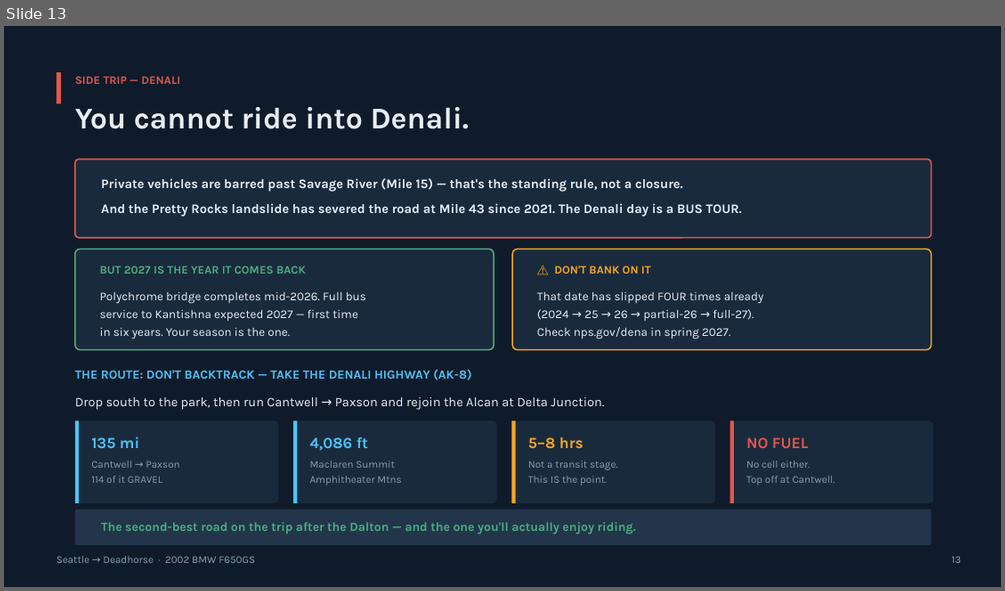
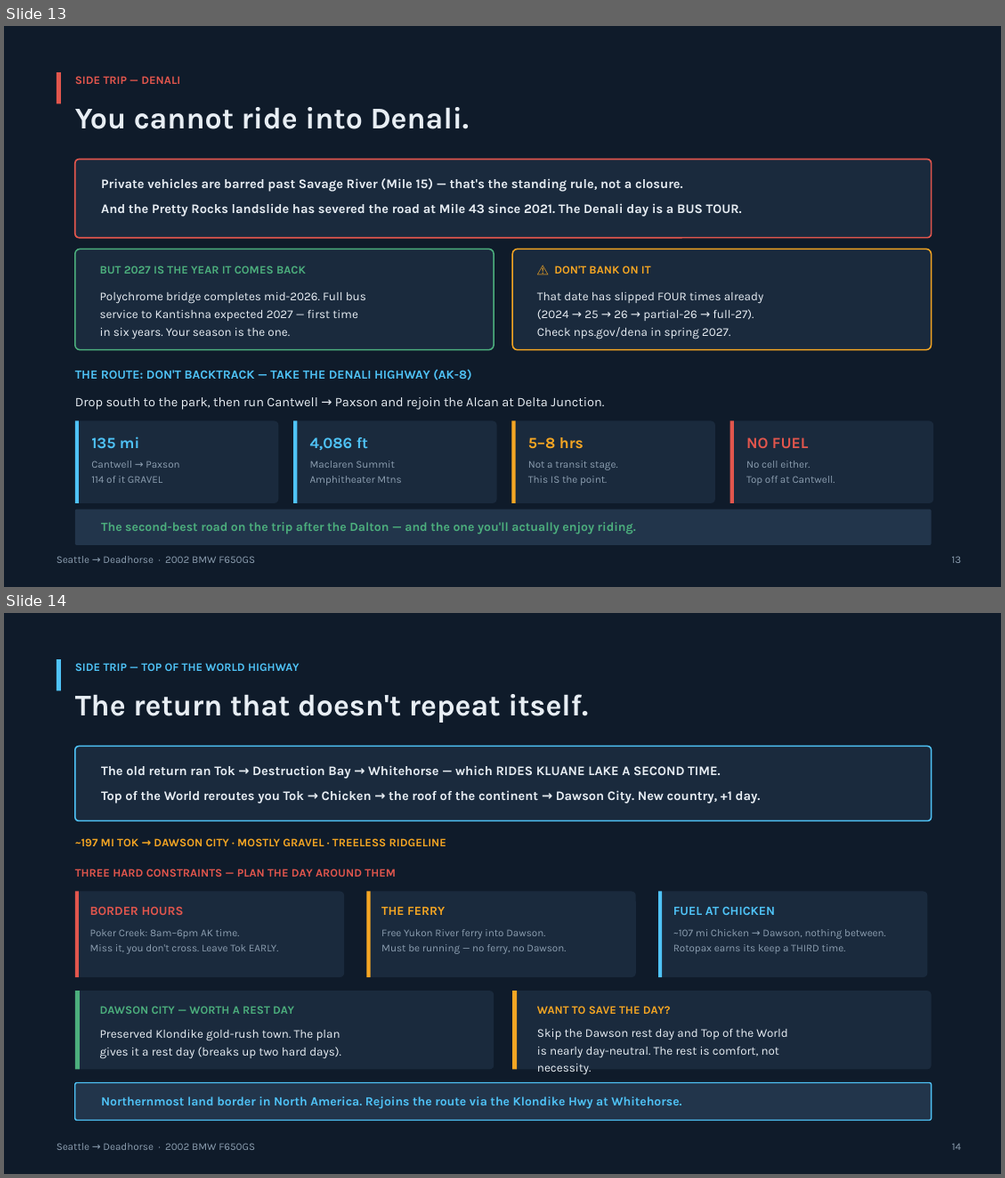
Before and after one commit to jrb985/alaska-trip, a slide deck: docs/Seattle_to_Deadhorse_Trip_Plan.pptx. Shown one above the other, each under a label of ours: slide 13 before the commit, slides 13 and 14 after it. The pictures are 1005x591 and 1005x1178 pixels, drawn with LibreOffice and Linux fonts; fonts in the diff are those of the drawing. Boxes give left, top, right and bottom in pixels: in the first picture for what was removed or moved away, otherwise in the second. Text is boxed around its words. In the diff, an @@ line names an element or a change of style, - is before the commit and + after.

Commit message:
Add Top of the World Highway via Dawson City: 31 days, 6,208 mi, ~$9,600

```diff
--- a/docs/Seattle_to_Deadhorse_Trip_Plan.pptx
+++ b/docs/Seattle_to_Deadhorse_Trip_Plan.pptx
@@ slide 14 added at [4, 613, 1001, 1174], background #FFFFFF @@
@@ rectangle added at [4, 613, 1001, 1174], fill #0F1B2A @@
@@ rectangle added at [57, 659, 61, 690], fill #4FC3F7 @@
@@ text added at [75, 663, 299, 671], 11 pt, text #4FC3F7, bold @@
+SIDE TRIP — TOP OF THE WORLD HIGHWAY
@@ text added at [75, 694, 588, 722], 29 pt, text #E8EEF4, bold @@
+The return that doesn't repeat itself.
@@ rounded rectangle added at [75, 747, 931, 821], fill #1A2A3D, outline #4FC3F7 1.3 pt @@
@@ text added at [101, 765, 760, 803], 12.5 pt, text #E8EEF4, bold @@
+The old return ran Tok → Destruction Bay → Whitehorse — which RIDES KLUANE LAKE A SECOND TIME.
+Top of the World reroutes you Tok → Chicken → the roof of the continent → Dawson City. New country, +1 day.
@@ text added at [75, 838, 446, 846], 11 pt, text #F5A623, bold @@
+~197 MI TOK → DAWSON CITY · MOSTLY GRAVEL · TREELESS RIDGELINE
@@ text added at [75, 868, 396, 876], 11 pt, text #E2564D, bold @@
+THREE HARD CONSTRAINTS — PLAN THE DAY AROUND THEM
@@ rounded rectangle added at [75, 892, 344, 977], fill #1A2A3D @@
@@ rectangle added at [75, 892, 79, 977], fill #E2564D @@
@@ text added at [90, 906, 184, 915], 12 pt, text #E2564D, bold @@
+BORDER HOURS
@@ rounded rectangle added at [367, 892, 636, 977], fill #1A2A3D @@
@@ rectangle added at [367, 892, 371, 977], fill #F5A623 @@
@@ rounded rectangle added at [658, 892, 928, 977], fill #1A2A3D @@
@@ rectangle added at [658, 892, 662, 977], fill #4FC3F7 @@
@@ text added at [673, 906, 775, 915], 12 pt, text #4FC3F7, bold @@
+FUEL AT CHICKEN
@@ text added at [90, 929, 278, 954], 10 pt, text #8C9EB0 @@
+Poker Creek: 8am–6pm AK time.
+Miss it, you don't cross. Leave Tok EARLY.
@@ text added at [381, 907, 445, 915], 12 pt, text #F5A623, bold @@
+THE FERRY
@@ text added at [381, 929, 566, 954], 10 pt, text #8C9EB0 @@
+Free Yukon River ferry into Dawson.
+Must be running — no ferry, no Dawson.
@@ text added at [673, 929, 886, 954], 10 pt, text #8C9EB0 @@
+~107 mi Chicken → Dawson, nothing between.
+Rotopax earns its keep a THIRD time.
@@ rounded rectangle added at [75, 990, 494, 1070], fill #1A2A3D @@
@@ rectangle added at [75, 990, 80, 1070], fill #4CAF7D @@
@@ text added at [100, 1005, 294, 1013], 11 pt, text #4CAF7D, bold @@
+DAWSON CITY — WORTH A REST DAY
@@ rounded rectangle added at [512, 990, 931, 1070], fill #1A2A3D @@
@@ rectangle added at [512, 990, 517, 1070], fill #F5A623 @@
@@ text added at [537, 1005, 671, 1013], 11 pt, text #F5A623, bold @@
+WANT TO SAVE THE DAY?
@@ text added at [100, 1030, 341, 1059], 11.5 pt, text #E8EEF4 @@
+Preserved Klondike gold-rush town. The plan
+gives it a rest day (breaks up two hard days).
@@ text added at [537, 1029, 787, 1075], 11.5 pt, text #E8EEF4 @@
+Skip the Dawson rest day and Top of the World
+is nearly day-neutral. The rest is comfort, not
+necessity.
@@ rounded rectangle added at [75, 1083, 931, 1120], fill #22354B, outline #4FC3F7 1.2 pt @@
@@ text added at [101, 1096, 681, 1109], 12 pt, text #4FC3F7, bold @@
+Northernmost land border in North America. Rejoins the route via the Klondike Hwy at Whitehorse.
@@ text added at [57, 1143, 255, 1150], 10 pt, text #8C9EB0 @@
+Seattle → Deadhorse · 2002 BMW F650GS
@@ text added at [952, 1143, 961, 1150], 10 pt, text #8C9EB0 @@
+14
```
Also in this commit, not shown: 5 slides changed, 2 other files.
